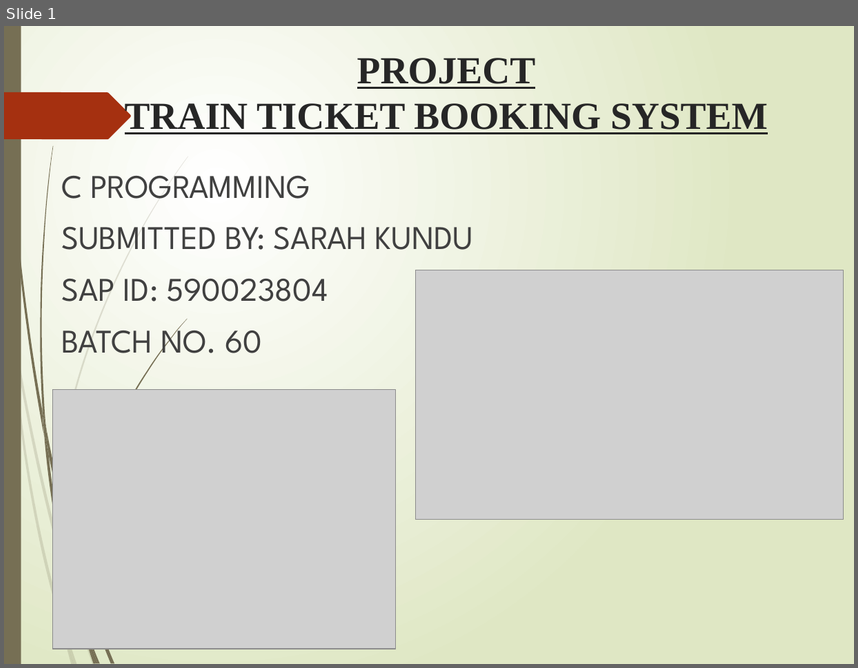
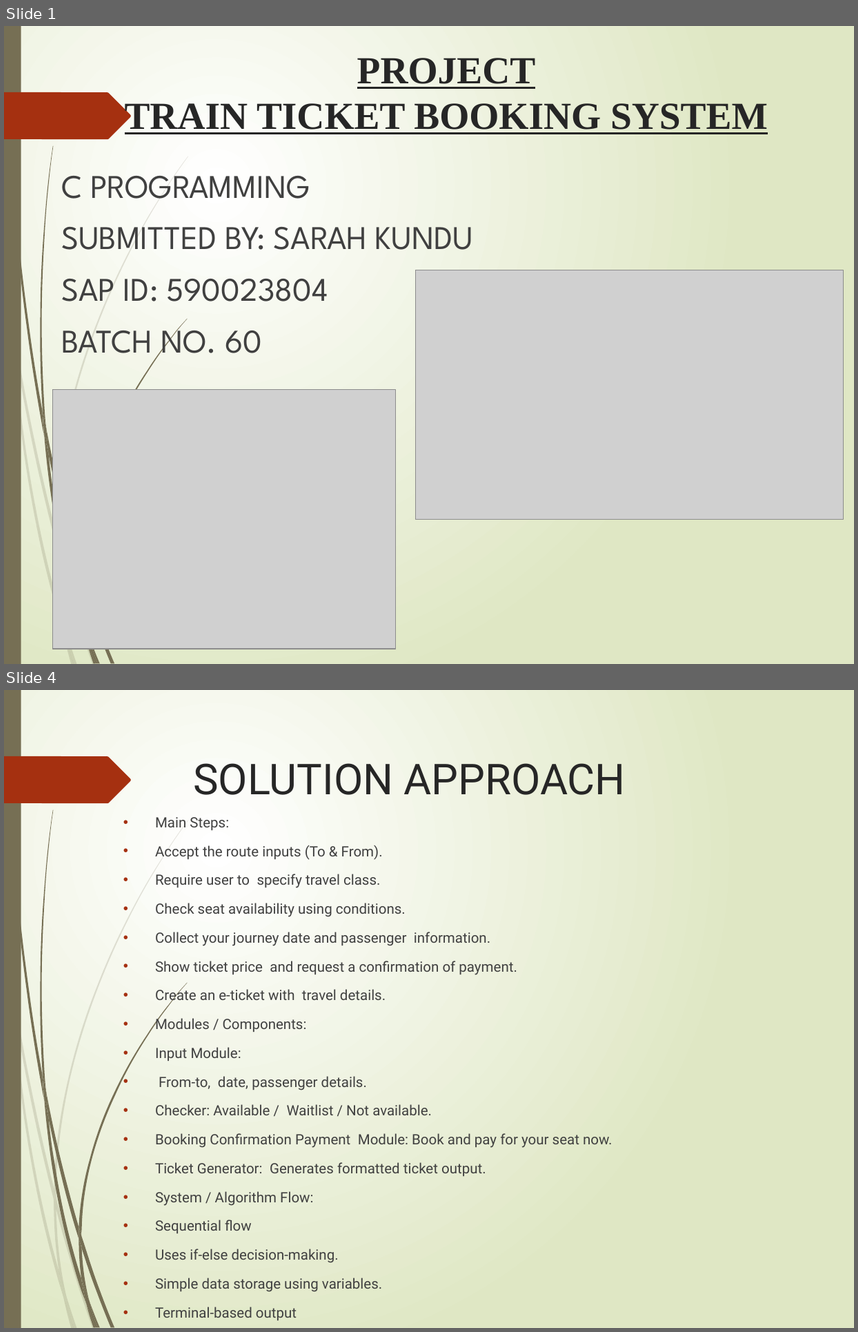
Before and after one commit to Sarah-kundu/Project-, a slide deck: Project/Project_Presentation_Sarah_Kundu.pptx. Shown one above the other, each under a label of ours: slide 1 before the commit, slides 1 and 4 after it; the slides between them are not shown. The pictures are 858x668 and 858x1332 pixels, drawn with LibreOffice and Linux fonts; fonts in the diff are those of the drawing; grey boxes stand for pictures. Boxes give left, top, right and bottom in pixels: in the first picture for what was removed or moved away, otherwise in the second. Text is boxed around its words. In the diff, an @@ line names an element or a change of style, - is before the commit and + after.

```diff
--- a/Project/Project_Presentation_Sarah_Kundu.pptx
+++ b/Project/Project_Presentation_Sarah_Kundu.pptx
@@ slide 4 added at (x1=4, y1=690, x2=854, y2=1328), background gradient #FFFFFF to #DFE8C4; not listed: 22 template elements that a slide beside it also shows @@
@@ title added at (x1=193, y1=763, x2=626, y2=795), 36 pt, text #262626 @@
+SOLUTION APPROACH
@@ text added at (x1=155, y1=817, x2=613, y2=1320), 12 pt, text #404040 @@
+• Main Steps:
+• Accept the route inputs (To & From).
+• Require user to specify travel class.
+• Check seat availability using conditions.
+• Collect your journey date and passenger information.
+• Show ticket price and request a confirmation of payment.
+• Create an e-ticket with travel details.
+• Modules / Components:
+• Input Module:
+• From-to, date, passenger details.
+• Checker: Available / Waitlist / Not available.
+• Booking Confirmation Payment Module: Book and pay for your seat now.
+• Ticket Generator: Generates formatted ticket output.
+• System / Algorithm Flow:
+• Sequential flow
+• Uses if-else decision-making.
+• Simple data storage using variables.
+• Terminal-based output
@@ freeform shape added at (x1=79, y1=1226, x2=81, y2=1248), fill #766F54 @@
@@ freeform shape added at (x1=79, y1=1239, x2=89, y2=1301), fill #766F54 @@
```
Also in this commit, not shown: 4 slides changed, 3 other slides added, 2 slides removed.
